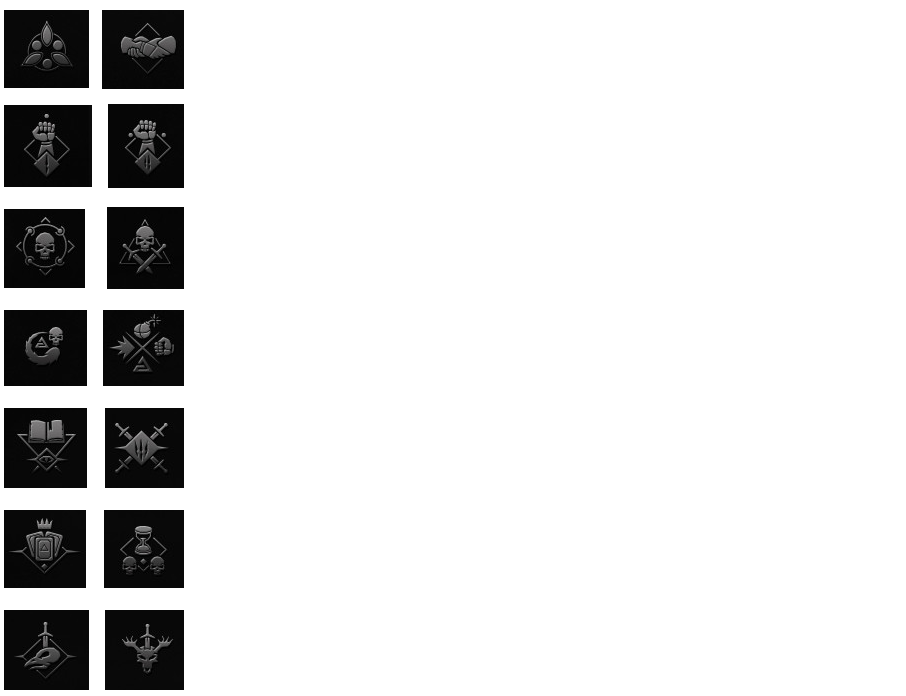
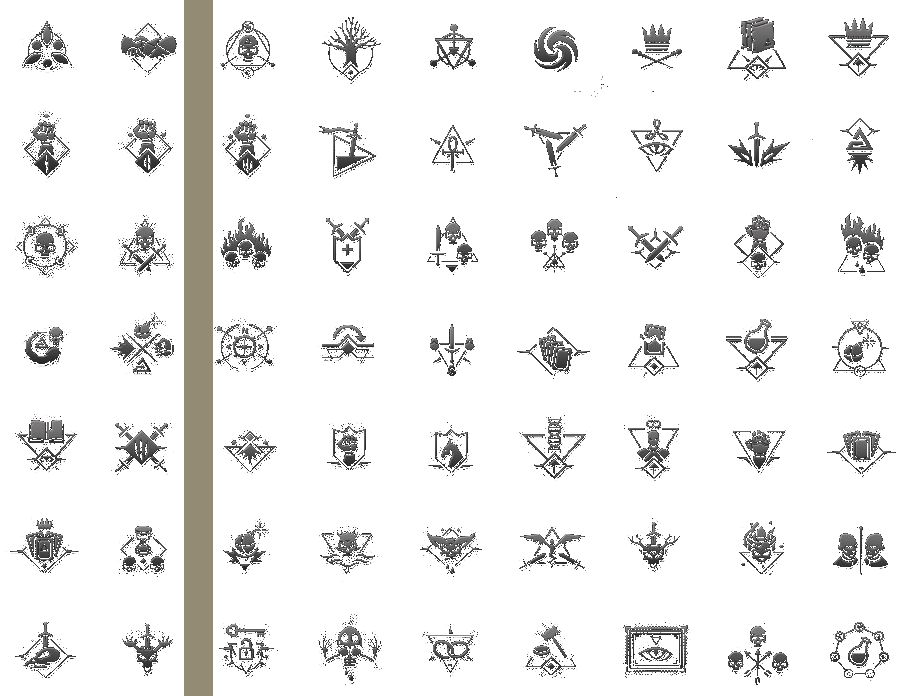
The second 906×696 image is a revision of the first. Changes to its layers:
showed "fj4wzfuzm6vn4hrveait.jpg", painted on it over [4, 0, 896, 696]
removed layer "Pasted Layer #13" over [105, 610, 184, 690]
removed layer "Pasted Layer #11" over [108, 104, 184, 188]
removed layer "Pasted Layer #12" over [102, 10, 184, 89]
removed layer "Pasted Layer #10" over [107, 207, 184, 289]
removed layer "Pasted Layer" over [4, 10, 89, 88]
removed layer "Pasted Layer #1" over [4, 105, 92, 187]
removed layer "Pasted Layer #2" over [4, 209, 85, 288]
removed layer "Pasted Layer #3" over [4, 310, 87, 386]
removed layer "Pasted Layer #4" over [4, 408, 87, 488]
removed layer "Pasted Layer #5" over [4, 610, 89, 690]
removed layer "Pasted Layer #6" over [104, 510, 184, 588]
removed layer "Pasted Layer #7" over [105, 408, 184, 488]
removed layer "Pasted Layer #8" over [4, 510, 86, 588]
hid "Pasted Layer #9", painted on it over [4, 10, 184, 690]
